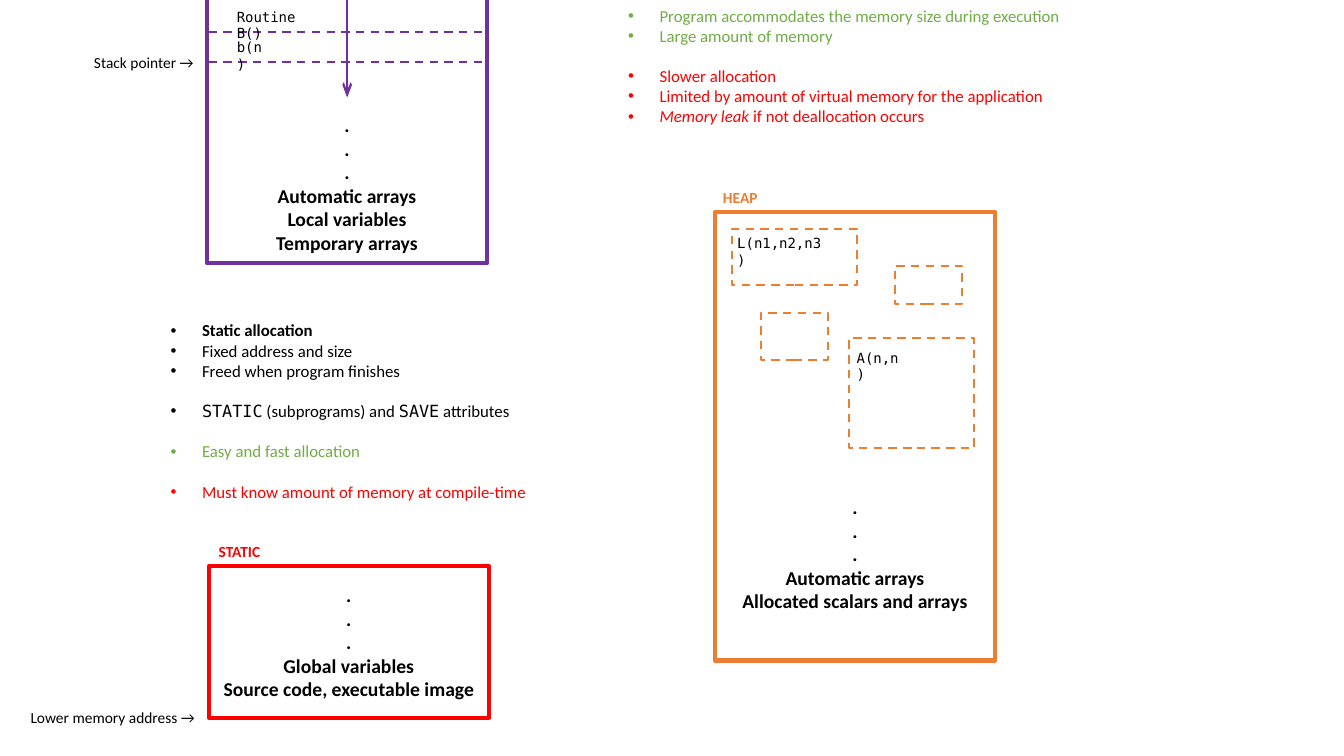
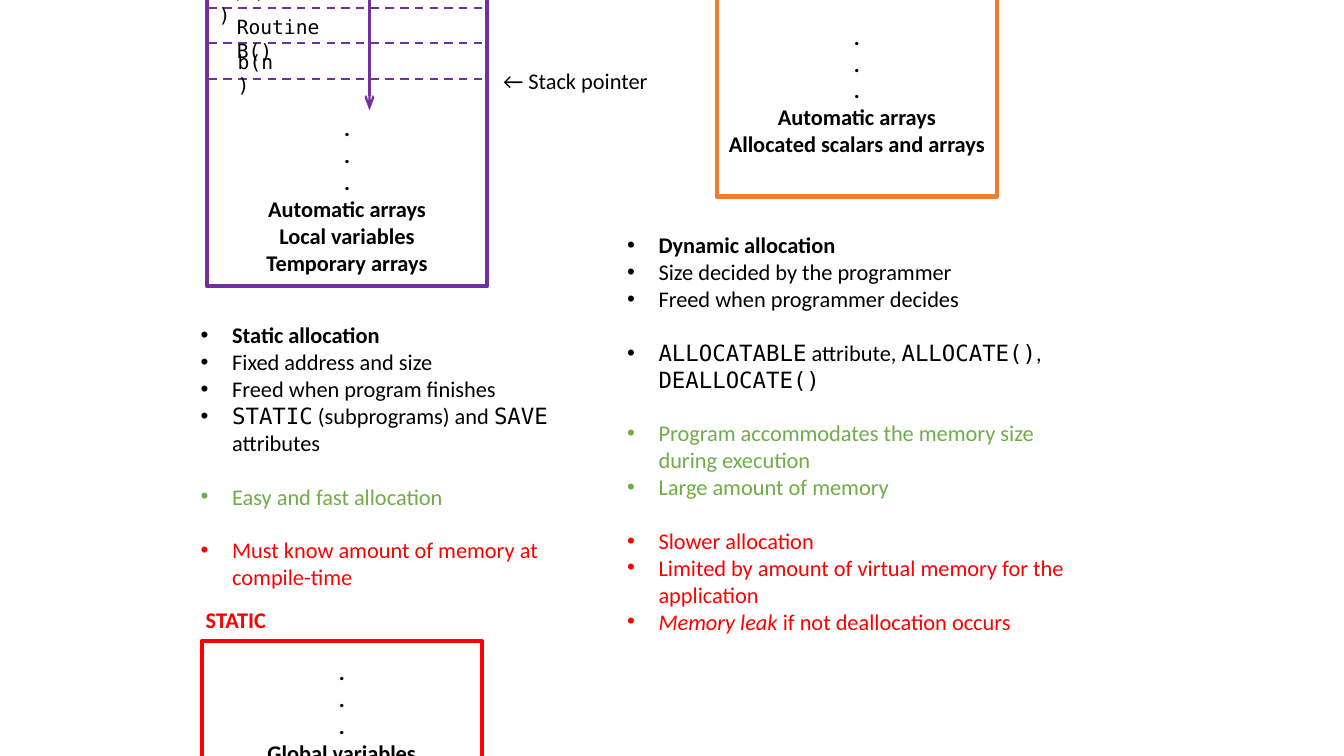
Before and after one commit to jahrWork/Advanced_programming, a slide deck: slide 4 of doc/Figures/TEMP/Memories.pptx. Drawn at 1344x756 pixels with LibreOffice and Linux fonts; fonts in the diff are those of the drawing. Boxes give left, top, right and bottom in pixels: in the first picture for what was removed or moved away, otherwise in the second. Text is boxed around its words. In the diff, an @@ line names an element or a change of style, - is before the commit and + after.

```diff
--- a/doc/Figures/TEMP/Memories.pptx
+++ b/doc/Figures/TEMP/Memories.pptx
@@ rectangle ".": place and size @@
-rectangle "." at (207, 0, 487, 264)
+rectangle "." at (207, 0, 487, 287)
@@ line added from (209, 8) to (489, 8), #7030A0 1.5 pt dashed @@
@@ text "Routine B()" at (237, 19, 320, 63): size 10 to 14 pt @@
@@ text "Routine B()": place and size @@
-text "Routine B()" at (237, 11, 296, 42)
+text "Routine B()" at (237, 19, 320, 63)
@@ arrow moved from (347, 0) - (347, 98) to (370, 0) - (370, 110) @@
@@ size 14 to 16 pt in 3 elements at (207, 0, 487, 287), (202, 641, 482, 756), (717, 0, 997, 197) @@
@@ rectangle ".": place and size @@
-rectangle "." at (715, 212, 995, 660)
+rectangle "." at (717, 0, 997, 197)
@@ line moved from (209, 32) - (489, 32) to (209, 43) - (489, 43) @@
@@ text "b(n)": place and size @@
-text "b(n)" at (237, 41, 262, 54)
+text "b(n)" at (238, 53, 273, 72)
@@ text "b(n)" at (238, 53, 273, 72): size 10 to 14 pt @@
@@ line moved from (209, 63) - (489, 63) to (209, 79) - (489, 79) @@
@@ text at (528, 73, 647, 93): text changed; size 11 to 16 pt @@
-Stack pointer →
+← Stack pointer
@@ text removed at (723, 193, 758, 203) @@
-HEAP
@@ text "Dynamic allocation" at (659, 237, 1063, 634): size 12 to 16 pt @@
@@ text "Dynamic allocation": place and size @@
-text "Dynamic allocation" at (660, 10, 1059, 125)
+text "Dynamic allocation" at (659, 237, 1063, 634)
@@ rectangle removed at (732, 229, 857, 285) @@
@@ text removed at (737, 237, 821, 250) @@
-L(n1,n2,n3)
@@ rectangle removed at (895, 266, 963, 304) @@
@@ text "Static allocation": place and size @@
-text "Static allocation" at (202, 324, 525, 501)
+text "Static allocation" at (232, 327, 548, 589)
@@ text "Static allocation" at (232, 327, 548, 589): size 12 to 16 pt @@
@@ rectangle removed at (761, 313, 829, 360) @@
@@ rectangle removed at (849, 339, 974, 449) @@
@@ text at (857, 352, 899, 365): text changed; size 10 to 14 pt @@
-A(n,n)
+C(n,n)
@@ text "STATIC": place and size @@
-text "STATIC" at (219, 547, 261, 557)
+text "STATIC" at (206, 613, 266, 628)
@@ text "STATIC" at (206, 613, 266, 628): size 11 to 16 pt @@
@@ rectangle ".": place and size @@
-rectangle "." at (209, 567, 489, 718)
+rectangle "." at (202, 641, 482, 756)
@@ text removed at (31, 712, 178, 726) @@
-Lower memory address →
```
Also in this commit, not shown: 6 other files.
